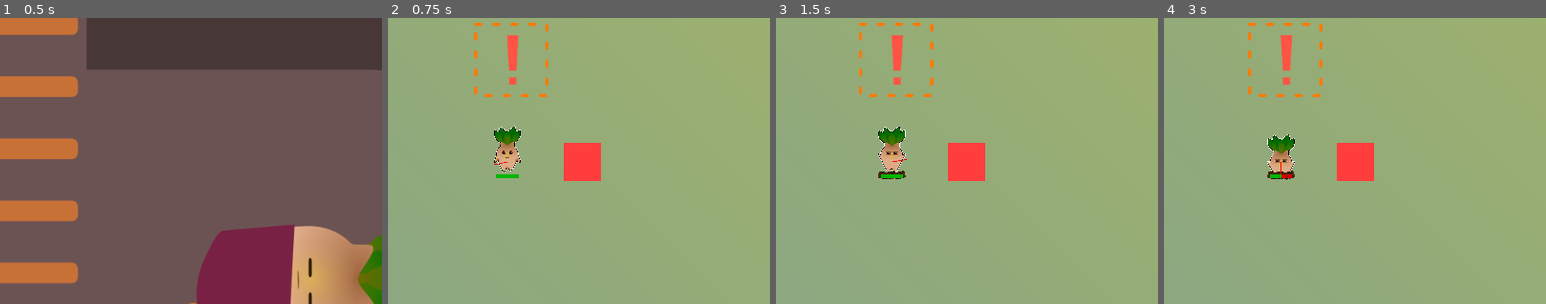
Above: before the commit, frames 1-4 (left to right).
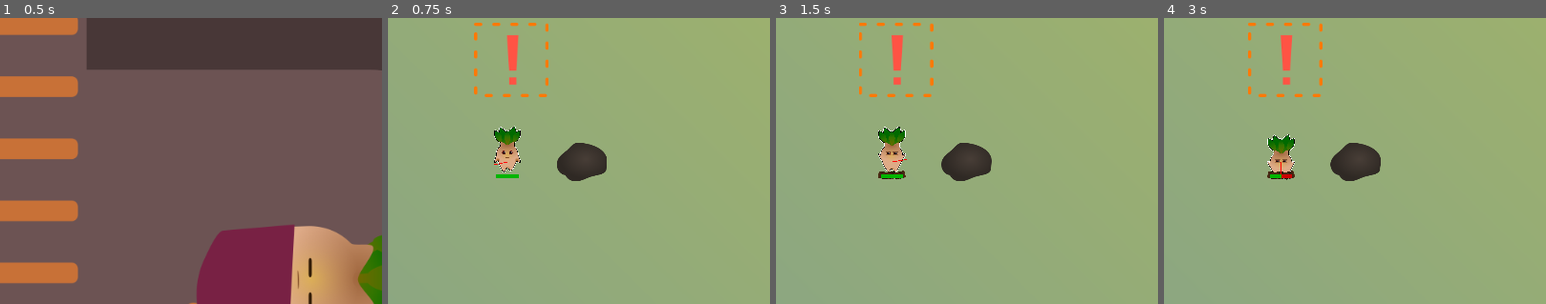
Above: after the commit, the same moments.

Repository: Zereijin/GGJ2023
Game: Godot game, scene res://main_menu/main_menu.tscn
Two runs of this game, one before a commit and one after it. Both use one fixed random seed, a clock stepped at 60 frames per second and the inputs below.
Inputs (mouse positions are % of the whole screen's width and height, from its top left):
- Up to frame 1 (0.5 s): no input
- Up to frame 2 (0.75 s): click "Play" at 0.5 s
- Up to frame 3 (1.5 s): tap Enter at 1.25 s; move the mouse to (72, 45) at 1.27 s; press the mouse at (72, 45) at 1.28 s; hold D (right) from 1.28 s (still down)
- Up to frame 4 (3 s): tap Space (shop) at 1.52 s; release D (right) at 2 s; release the mouse at (72, 45) at 2 s; click "Upgrade" at 2 s; click "Leave Shop" at 2.75 s
The pictures show only the part of the screen within x 34-84%, y 25-75%; the shares and areas given below are measured in that part.

Frame 1 is identical in both runs. In frame 2, 1.5% of the frame differs, in the area x 44-58%, y 43-57%; in frame 3, 1.5%, in the area x 43-57%, y 43-57%; in frame 4, 1.5%.

Commit message:
Move rock to prefab

Diff:
--- a/game/game.tscn
+++ b/game/game.tscn
@@ -1,7 +1,8 @@
-[gd_scene load_steps=18 format=3 uid="uid://cxstjq63yeytk"]
+[gd_scene load_steps=16 format=3 uid="uid://cxstjq63yeytk"]
 
 [ext_resource type="Texture2D" uid="uid://bqtry2d3nvsou" path="res://game/stage/sprites/fenced_area.png" id="1_hgw6i"]
 [ext_resource type="PackedScene" uid="uid://fsgx46hh0sib" path="res://game/player/player.tscn" id="1_tilxh"]
+[ext_resource type="PackedScene" uid="uid://bw4brs3qqy2w3" path="res://game/stage/rock.tscn" id="2_50ay1"]
 [ext_resource type="Script" path="res://game/resource_panel.gd" id="3_jgv3g"]
 [ext_resource type="PackedScene" uid="uid://cgwhfduesoojv" path="res://shop/shop_panel.tscn" id="3_xprnx"]
 [ext_resource type="Texture2D" uid="uid://cg5adf1v7n2yh" path="res://game/stage/sprites/fence_south.png" id="4_x4qaj"]
@@ -17,18 +18,6 @@
 [sub_resource type="RectangleShape2D" id="RectangleShape2D_g6qmg"]
 size = Vector2(100, 2000)
 
-[sub_resource type="RectangleShape2D" id="RectangleShape2D_j6121"]
-size = Vector2(50, 50)
-
-[sub_resource type="Gradient" id="Gradient_mhu85"]
-interpolation_mode = 1
-offsets = PackedFloat32Array(0)
-colors = PackedColorArray(1, 0.239216, 0.239216, 1)
-
-[sub_resource type="GradientTexture1D" id="GradientTexture1D_0nmfm"]
-gradient = SubResource("Gradient_mhu85")
-width = 1
-
 [node name="game" type="Node"]
 
 [node name="Garden" type="Node2D" parent="."]
@@ -76,17 +65,7 @@
 [node name="CollisionShape2D" type="CollisionShape2D" parent="Garden/Objects/Walls/SouthWall"]
 shape = SubResource("RectangleShape2D_g6qmg")
 
-[node name="Test Rock" type="StaticBody2D" parent="Garden/Objects"]
-position = Vector2(100, 0)
-collision_layer = 8
-collision_mask = 0
-
-[node name="CollisionShape" type="CollisionShape2D" parent="Garden/Objects/Test Rock"]
-shape = SubResource("RectangleShape2D_j6121")
-
-[node name="Sprite" type="Sprite2D" parent="Garden/Objects/Test Rock"]
-scale = Vector2(50, 50)
-texture = SubResource("GradientTexture1D_0nmfm")
+[node name="Test Rock" parent="Garden/Objects" instance=ExtResource("2_50ay1")]
 
 [node name="Player" parent="Garden/Objects" instance=ExtResource("1_tilxh")]
 
--- /dev/null
+++ b/game/stage/rock.tscn
@@ -0,0 +1,20 @@
+[gd_scene load_steps=3 format=3 uid="uid://bw4brs3qqy2w3"]
+
+[ext_resource type="Texture2D" uid="uid://dc0ofoxu7m3og" path="res://game/enemy/beet/sprites/beet_projectile.png" id="1_b025q"]
+
+[sub_resource type="CapsuleShape2D" id="CapsuleShape2D_j0t0i"]
+radius = 25.0
+height = 65.0
+
+[node name="Rock" type="StaticBody2D"]
+position = Vector2(100, 0)
+collision_layer = 8
+collision_mask = 0
+
+[node name="Sprite" type="Sprite2D" parent="."]
+scale = Vector2(0.5, 0.5)
+texture = ExtResource("1_b025q")
+
+[node name="CollisionShape" type="CollisionShape2D" parent="."]
+rotation = 1.5708
+shape = SubResource("CapsuleShape2D_j0t0i")
